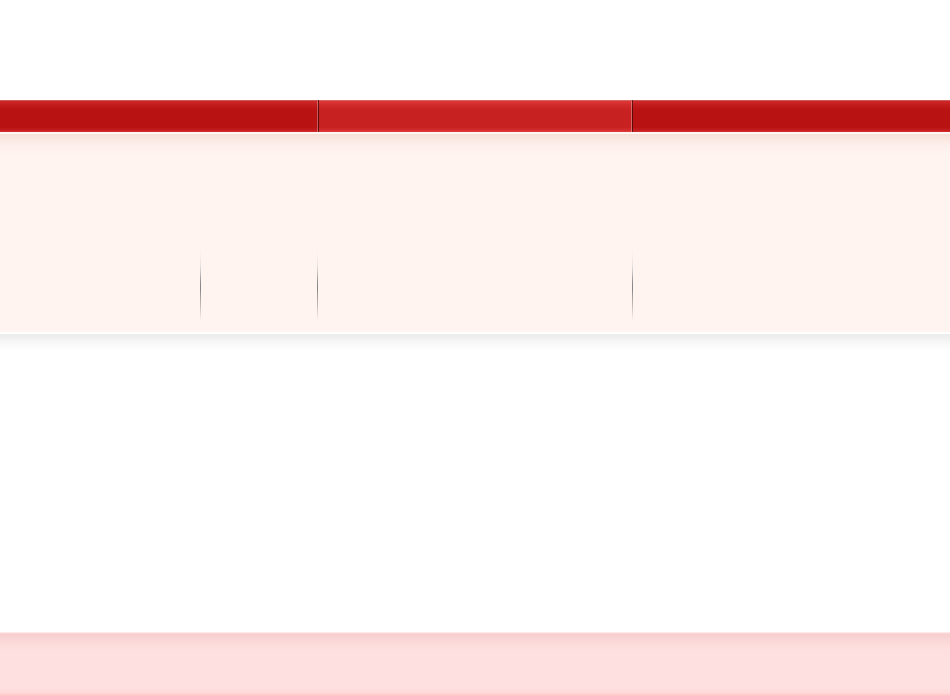
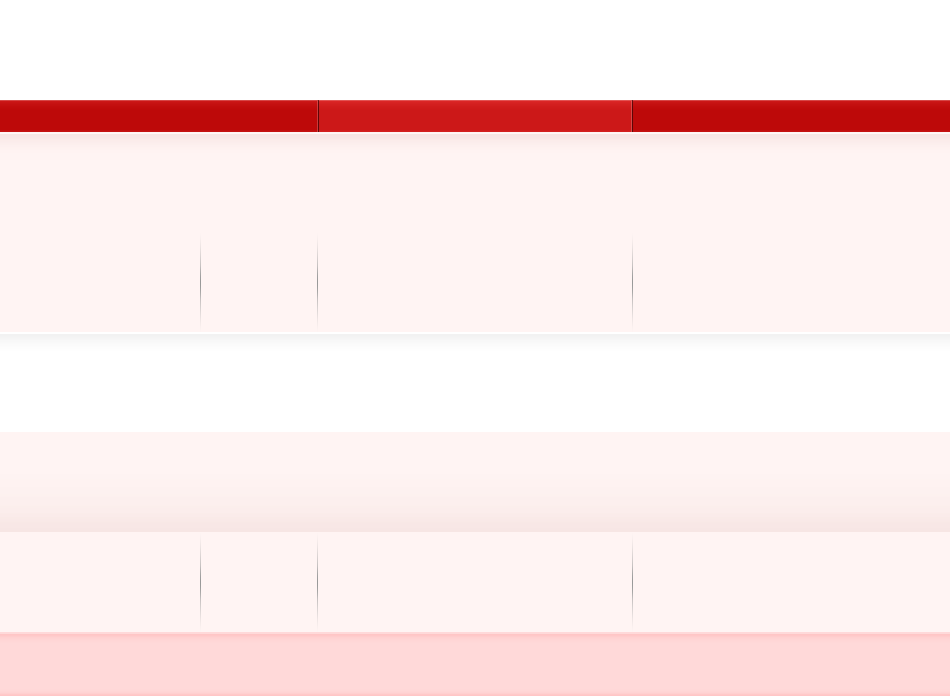
Comparing the layer stacks of the two 950x696 images. Changes:
painted on "navbar button" over 0, 100, 950, 132
painted on "navbar" over 0, 100, 950, 132
painted on "header widgets" over 0, 132, 950, 232
painted on "header boxes" over 0, 232, 950, 332
renamed "footer stroke" to "footer widgets shadow", blend screen → normal, moved it above "footer widgets", painted on it over 0, 632, 950, 633
painted on "footer widgets" over 0, 432, 950, 532
painted on "footer boxes" over 0, 532, 950, 632
painted on "footer" over 0, 632, 950, 695
